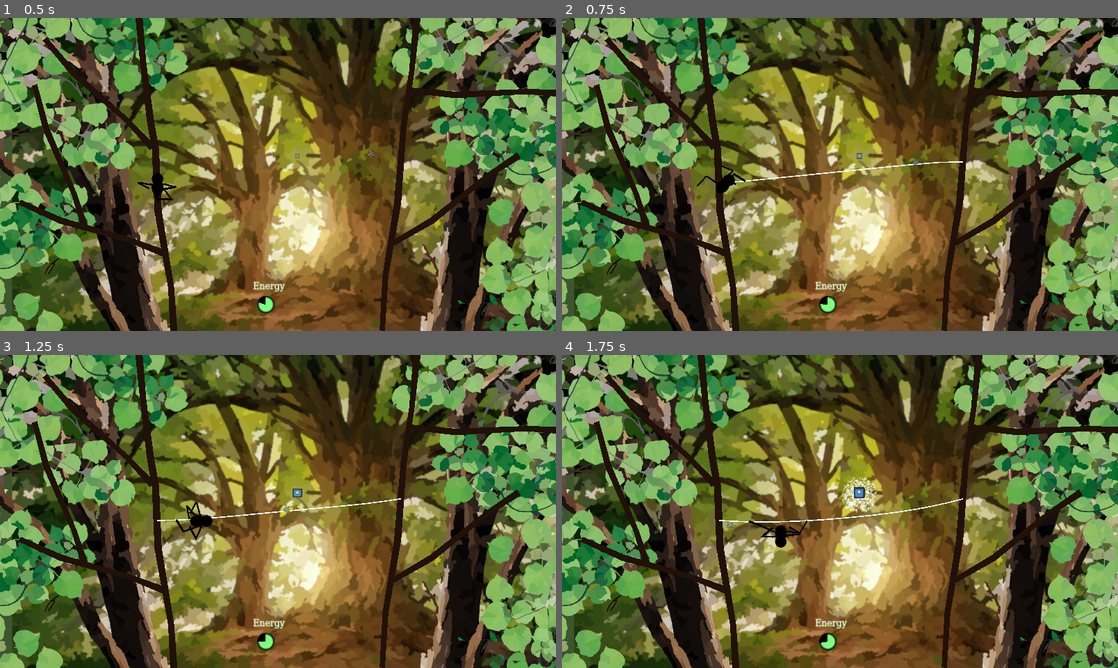
Above: before the commit, frames 1-4 (two rows, left to right).
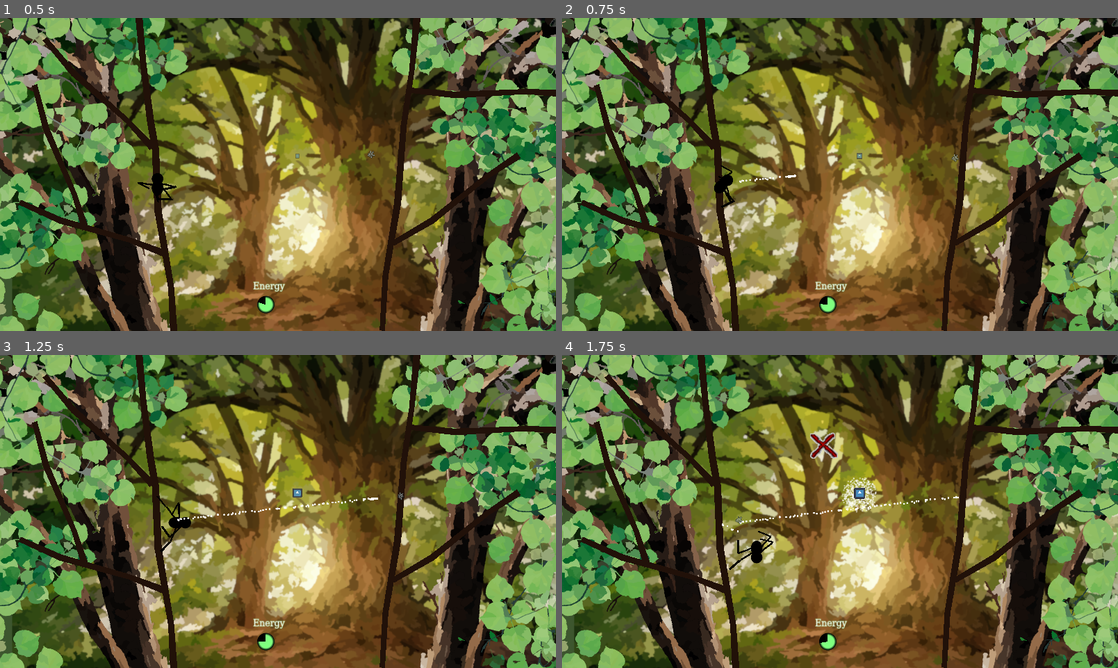
Above: after the commit, the same moments.

Repository: InRe-Dan/ld56
Game: Godot game, scene res://world/world.tscn
Same seed, same stepped clock (60 frames per second), same inputs: the game is played once before the commit and once after it. The engine's default icon, where the game draws it, is replaced by a stand-in: a white triangle on a blue panel in a dark square.
Inputs (mouse positions are in pixels of both pictures, inside the frame that each line leads up to):
- Up to frame 1 (0.5 s): no input
- Up to frame 2 (0.75 s): move the mouse to (962, 158) at 0.52 s; press the mouse at (962, 158) at 0.53 s; hold D (move_right) from 0.53 s (still down)
- Up to frame 3 (1.25 s): keep holding D (move_right)
- Up to frame 4 (1.75 s): move the mouse to (728, 527) at 1.27 s; release D (move_right) at 1.28 s; release the mouse at (728, 527) at 1.28 s; hold S (move_down) from 1.28 s (still down); right-click (728, 527) at 1.35 s; click (728, 527) at 1.55 s

Frame 1 is identical in both runs. In frame 2, 0.3% of the frame differs, in the area x 24-73%, y 43-61%; in frame 3, 0.7%; in frame 4, 1.1%, in the area x 28-73%, y 24-69%.

Commit message:
Web shooting mechanics

Diff:
--- a/insects/spawner/mob_spawner.gd
+++ b/insects/spawner/mob_spawner.gd
@@ -60,5 +60,4 @@
 	var mob_data : MobData = candidates[index]
 	var mob : Node2D = mob_data.scene.instantiate()
 	mob.global_position = get_random_spawn_pos()
-	print(mob.global_position)
 	add_child(mob)
--- a/spider/spider.gd
+++ b/spider/spider.gd
@@ -1,4 +1,6 @@
 class_name Spider extends RigidBody2D
+
+var bullet_scene : PackedScene = preload("res://spider/web_bullet.tscn")
 
 @export var energy_cap = 100
 @export var enery_drain_per_second = 0.5
@@ -86,7 +88,7 @@
 
 ## Handles input events from the input stack not previously handled this frame
 func _unhandled_input(event: InputEvent) -> void:
-	if event.is_action_pressed("fire_web"): shoot_web()
+	if event.is_action_pressed("fire_web"): shoot_web_bullet() # shoot_web()
 	elif event.is_action_pressed("destroy_web"): destroy_webs()
 
 
@@ -138,7 +140,24 @@
 		return web_cast.get_collision_point()
 	else: return Vector2(-1, -1)
 
-## Fires a web at the current mouse position
+func make_web(to : Vector2) -> void:
+	var pos : Vector2 = get_websling_position()
+	if pos != Vector2(-1, -1):
+		factory.create_web(global_position, to)
+
+func shoot_web_bullet() -> void:
+	if energy < web_cost + 10:
+		print("Can't make a web! Too low on energy!")
+		return
+	energy -= web_cost
+	var pos : Vector2 = get_global_mouse_position()
+	var bullet : WebBullet = bullet_scene.instantiate()
+	bullet.global_rotation = web_cast.global_position.direction_to(get_global_mouse_position()).angle()
+	bullet.global_position = web_cast.global_position
+	bullet.hit.connect(make_web)
+	add_sibling(bullet)
+
+## Deprecated
 func shoot_web() -> void:
 	if energy < web_cost + 10:
 		print("Can't make a web! Too low on energy!")
--- a/spider/spider.tscn
+++ b/spider/spider.tscn
@@ -258,7 +258,7 @@
 
 [node name="L1" type="Bone2D" parent="Legs/Skeleton2D"]
 position = Vector2(-17, 3)
-rotation = -1.85612
+rotation = -1.85613
 scale = Vector2(3, 3)
 rest = Transform2D(1, 0, 0, 1, 0, 0)
 metadata/_local_pose_override_enabled_ = true
--- /dev/null
+++ b/spider/web_bullet.gd
@@ -0,0 +1,15 @@
+class_name WebBullet extends Node2D
+
+@onready var detection : ShapeCast2D = $Detection
+@onready var particles : CPUParticles2D = $CPUParticles2D
+
+signal hit(pos : Vector2)
+
+func _physics_process(delta: float) -> void:
+	if detection.is_colliding():
+		hit.emit(detection.get_collision_point(0))
+		queue_free()
+		particles.reparent(get_parent())
+		particles.emitting = false
+		get_tree().create_timer(particles.lifetime).timeout.connect(particles.queue_free)
+	global_position += global_transform.x * 1000 * delta
--- /dev/null
+++ b/spider/web_bullet.tscn
@@ -0,0 +1,45 @@
+[gd_scene load_steps=6 format=3 uid="uid://clso07tlsmiu3"]
+
+[ext_resource type="Script" path="res://spider/web_bullet.gd" id="1_x08bb"]
+
+[sub_resource type="Gradient" id="Gradient_4cx05"]
+offsets = PackedFloat32Array(0.590323, 0.648387)
+colors = PackedColorArray(1, 1, 1, 1, 1, 1, 1, 0)
+
+[sub_resource type="GradientTexture2D" id="GradientTexture2D_qfw5e"]
+gradient = SubResource("Gradient_4cx05")
+width = 8
+height = 8
+fill = 1
+fill_from = Vector2(0.5, 0.5)
+
+[sub_resource type="Gradient" id="Gradient_2ecfo"]
+offsets = PackedFloat32Array(0, 0.830189, 1)
+colors = PackedColorArray(1, 1, 1, 1, 1, 1, 1, 0.946541, 1, 1, 1, 0)
+
+[sub_resource type="CircleShape2D" id="CircleShape2D_0i0dt"]
+radius = 6.0
+
+[node name="WebBullet" type="Node2D"]
+script = ExtResource("1_x08bb")
+
+[node name="Line2D" type="Line2D" parent="."]
+points = PackedVector2Array(-12, 0, 12, 0)
+width = 8.0
+begin_cap_mode = 2
+end_cap_mode = 2
+
+[node name="CPUParticles2D" type="CPUParticles2D" parent="."]
+amount = 200
+lifetime = 2.0
+texture = SubResource("GradientTexture2D_qfw5e")
+emission_shape = 3
+emission_rect_extents = Vector2(15, 3)
+gravity = Vector2(0, 20)
+color_ramp = SubResource("Gradient_2ecfo")
+
+[node name="Detection" type="ShapeCast2D" parent="."]
+shape = SubResource("CircleShape2D_0i0dt")
+target_position = Vector2(16, 0)
+max_results = 8
+collision_mask = 2
--- a/world/world.gd
+++ b/world/world.gd
@@ -1,3 +1,4 @@
+@icon("res://assets/editor_icons/node_2D/icon_flag.png")
 extends Node2D
 
 
--- a/world/world.tscn
+++ b/world/world.tscn
@@ -36,6 +36,7 @@
 bottom_right_marker = NodePath("BottomRight")
 horizontal_spread = SubResource("Curve_2coha")
 vertical_spread = SubResource("Curve_ek8vk")
+spawn_interval = 6.0
 mobs = Array[ExtResource("3_ivcbe")]([ExtResource("4_ytwgf")])
 
 [node name="TopLeft" type="Marker2D" parent="MobSpawner"]
